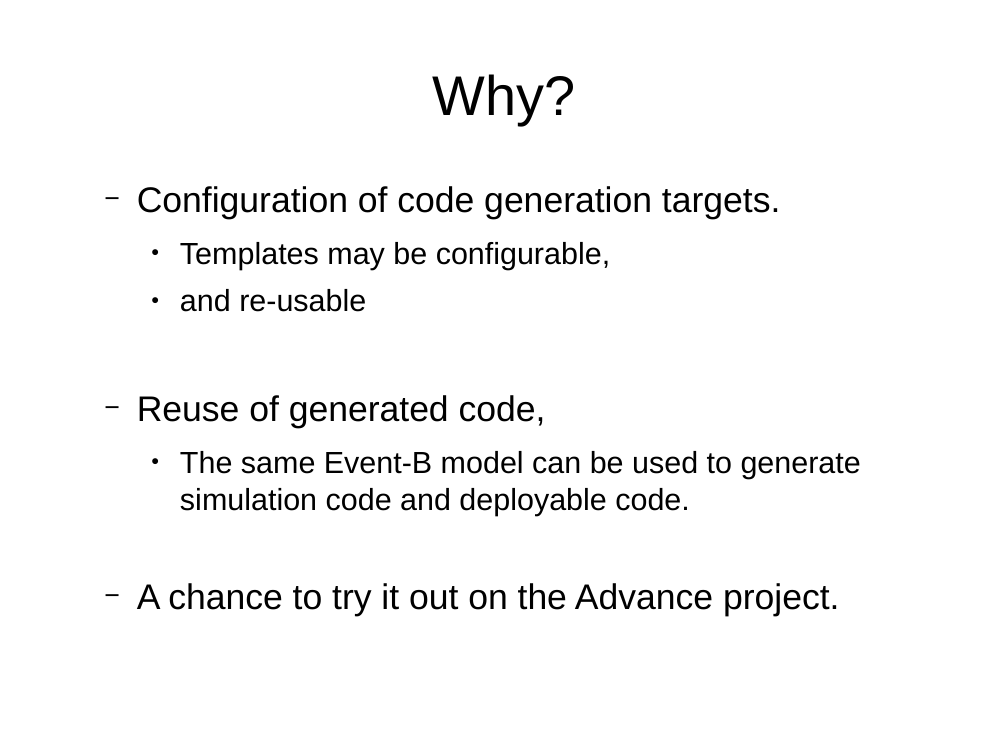
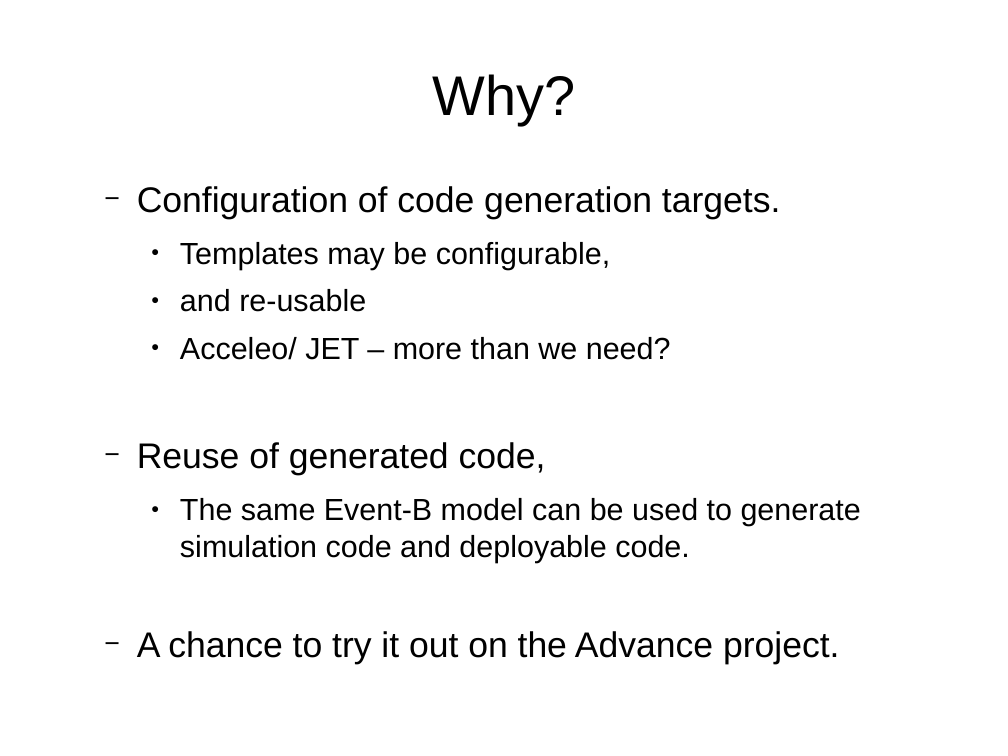
Before and after one commit to weetmuts/rodin-b-sharp-iUML_B_Utils, a slide deck: slide 2 of work/store/Writing/InterfaceTemplatesPaper(acceptedABZ2014)/presentation/templates.odp. Drawn at 1008x756 pixels with LibreOffice and Linux fonts; fonts in the diff are those of the drawing. Boxes give left, top, right and bottom in pixels: in the first picture for what was removed or moved away, otherwise in the second. Text is boxed around its words. In the diff, an @@ line names an element or a change of style, - is before the commit and + after.

```diff
--- a/work/store/Writing/InterfaceTemplatesPaper(acceptedABZ2014)/presentation/templates.odp
+++ b/work/store/Writing/InterfaceTemplatesPaper(acceptedABZ2014)/presentation/templates.odp
@@ text at (180,337,671,360): paragraph added @@
+    ● Acceleo/ JET – more than we need?
```
Also in this commit, not shown: 1 other file.
